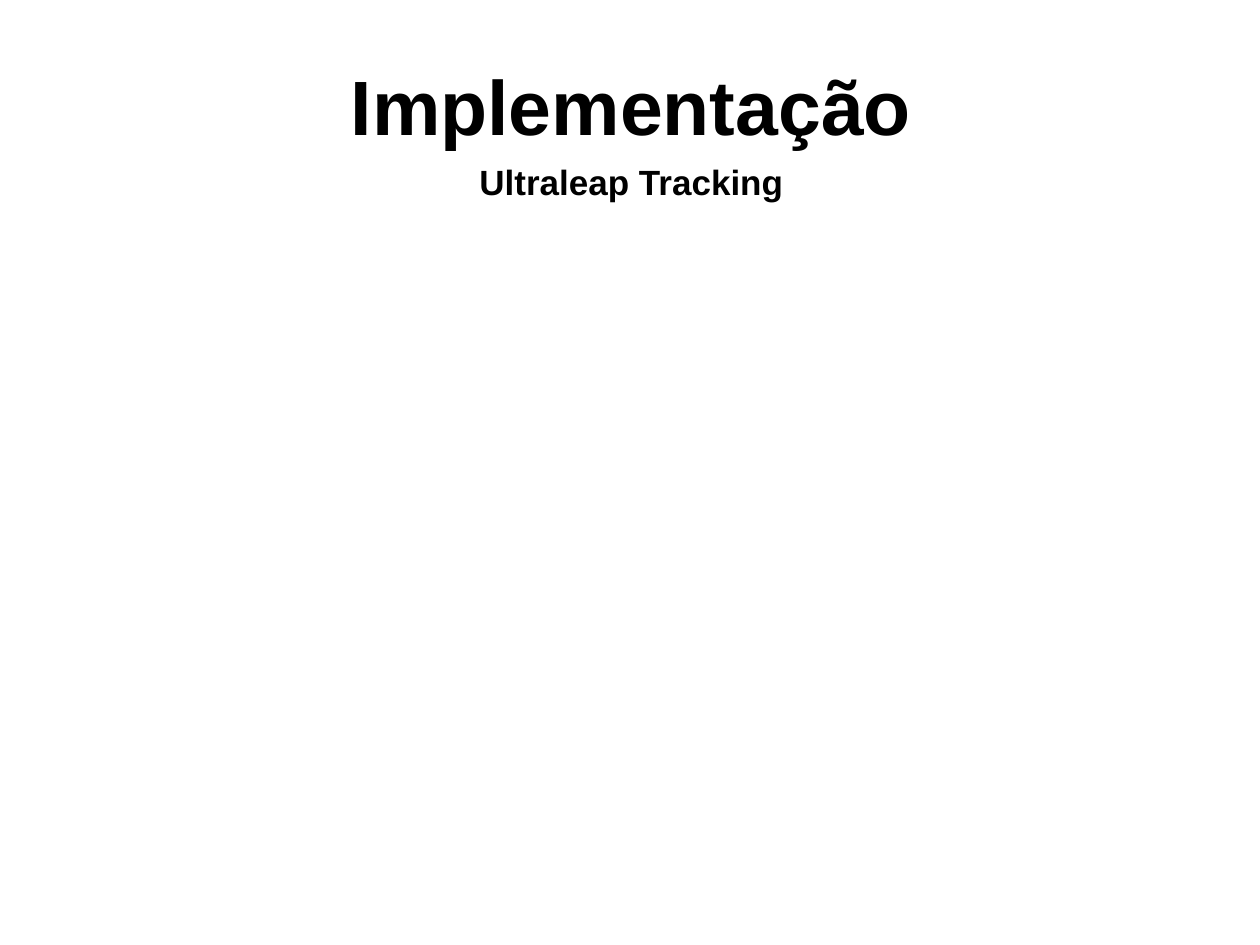
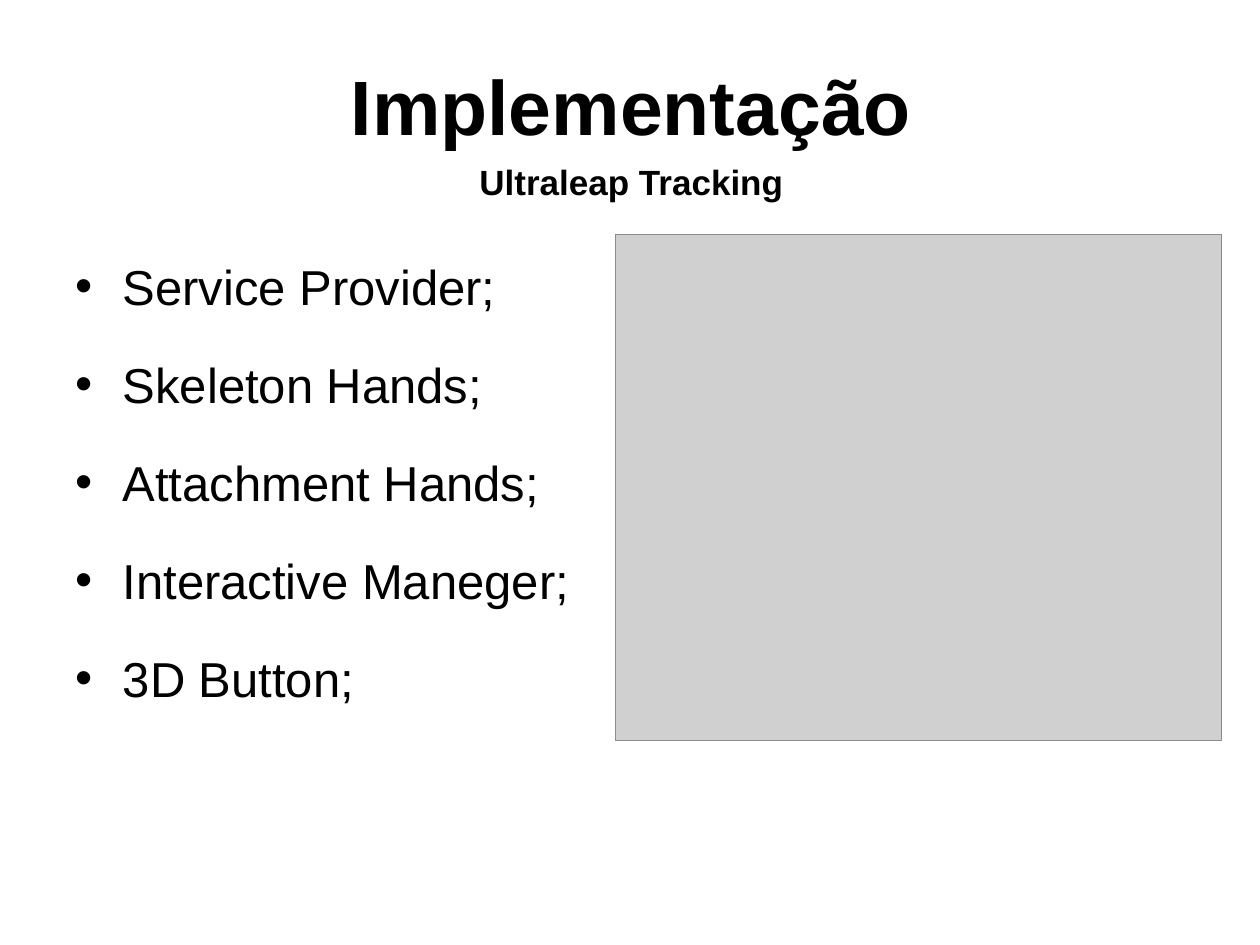
Before and after one commit to gcgfurb/tcc_JulioVicenteBrych, a slide deck: slide 12 of _julio/ApresentaçãoTCC-Julio_Vicente_Brych.pptx (slide 13 before the commit). Drawn at 1260x945 pixels with LibreOffice and Linux fonts; fonts in the diff are those of the drawing; grey boxes stand for pictures; background and template pictures are left out. Boxes give left, top, right and bottom in pixels: in the first picture for what was removed or moved away, otherwise in the second. Text is boxed around its words. In the diff, an @@ line names an element or a change of style, - is before the commit and + after.

```diff
--- a/_julio/ApresentaçãoTCC-Julio_Vicente_Brych.pptx
+++ b/_julio/ApresentaçãoTCC-Julio_Vicente_Brych.pptx
@@ picture added at (615, 234, 1221, 741) @@
@@ text added at (123, 269, 569, 704), 28 pt, text #000000 @@
+• Service Provider;
+• Skeleton Hands;
+• Attachment Hands;
+• Interactive Maneger;
+• 3D Button;
```
Also in this commit, not shown: 9 other slides changed, 10 slides added, 3 slides removed.
